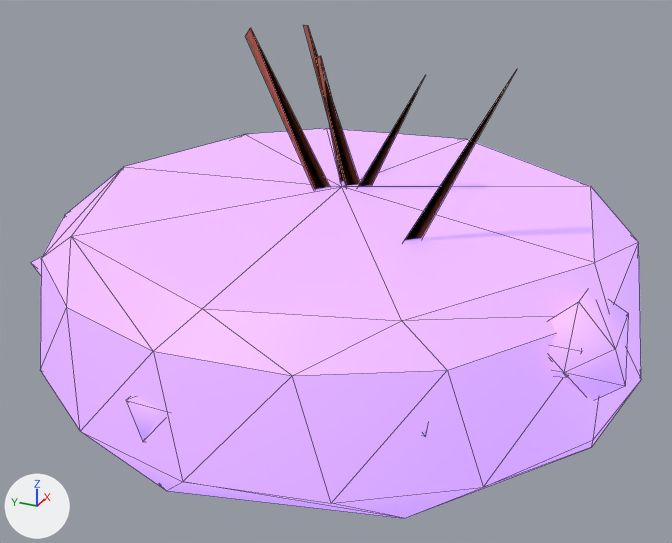
The glTF model public/models/lod2/concrete_plug.glb as it was, and as the next commit left it.
The view is the same before and after, from a 50 mm camera at (-2.75, -1.21, 1.65) aimed at (-0.09, -0.02, 0.33). Arrows for +X, +Y and +Z are at lower left; the lights stay in place. The older version comes first. Mesh edges are drawn as thin lines. Where no turn or scale is listed for an object, it has been applied to the vertices. Vertices at exactly the same position are counted once.

Script lines for the objects in view, before the commit:
```python
me_concrete_plug_003 = bpy.data.meshes.new('concrete_plug.003')
me_concrete_plug_003.from_pydata(...)  # 155 vertices, 236 faces; spans x -1.07..1.07, y -1.05..1.05, z -0.57..0.57
me_concrete_plug_003.materials.append(mat_toy)
ob_concrete_plug = bpy.data.objects.new('concrete_plug', me_concrete_plug_003)
ob_concrete_plug.location = (0.02, 0.0, 0.57)
```
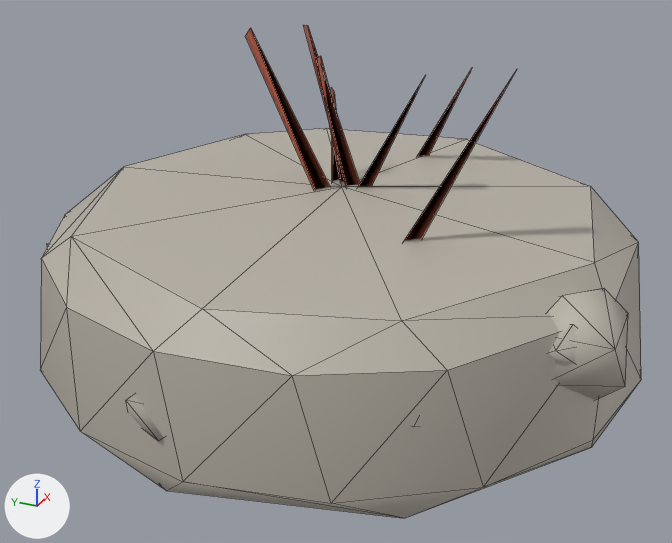
Boxes [x1, y1, x2, y2] around the edits, measured in the pictures (672 x 543 px; the box of a moved part takes in the faces that stretch with it):
'concrete_plug', reshaped
    before: [31, 25, 641, 518]
    after: [40, 25, 641, 518]
part 1 of me_concrete_plug_003, moved or reshaped
    before: [31, 257, 628, 437]
    after: [47, 68, 628, 427]
part 2 of me_concrete_plug_003, surface changed (purple to grey)
    both: [40, 32, 641, 518]

The edits, one by one:
me_concrete_plug_003 is used by ob_concrete_plug; location (0.02, 0.0, 0.57).
me_concrete_plug_003 had 155 vertices, 236 faces and spanned x -1.07..1.07, y -1.05..1.05, z -0.57..0.57.
me_concrete_plug_003 now has 159 vertices, 232 faces and spans x -1.07..1.07, y -1.05..1.05, z -0.57..0.57.
Part 1, on me_concrete_plug_003:
43 vertices are removed from x -0.85..1.06, y -0.97..0.91, z -0.53..-0.04.
107 faces are deleted.
9 vertices move from x -1.04..1.07, y -0.82..1.0, z -0.47..-0.23 to x -1.06..1.07, y -0.88..0.98, z -0.5..-0.1.
47 vertices are added at x -0.86..1.03, y -0.99..0.9, z -0.51..0.35.
103 new faces join them.
me_concrete_plug_003 part 2: 130 kept faces spanning x -1.07..1.07, y -1.05..1.05, z -0.57..0.57 get new texture (UV) coordinates.
